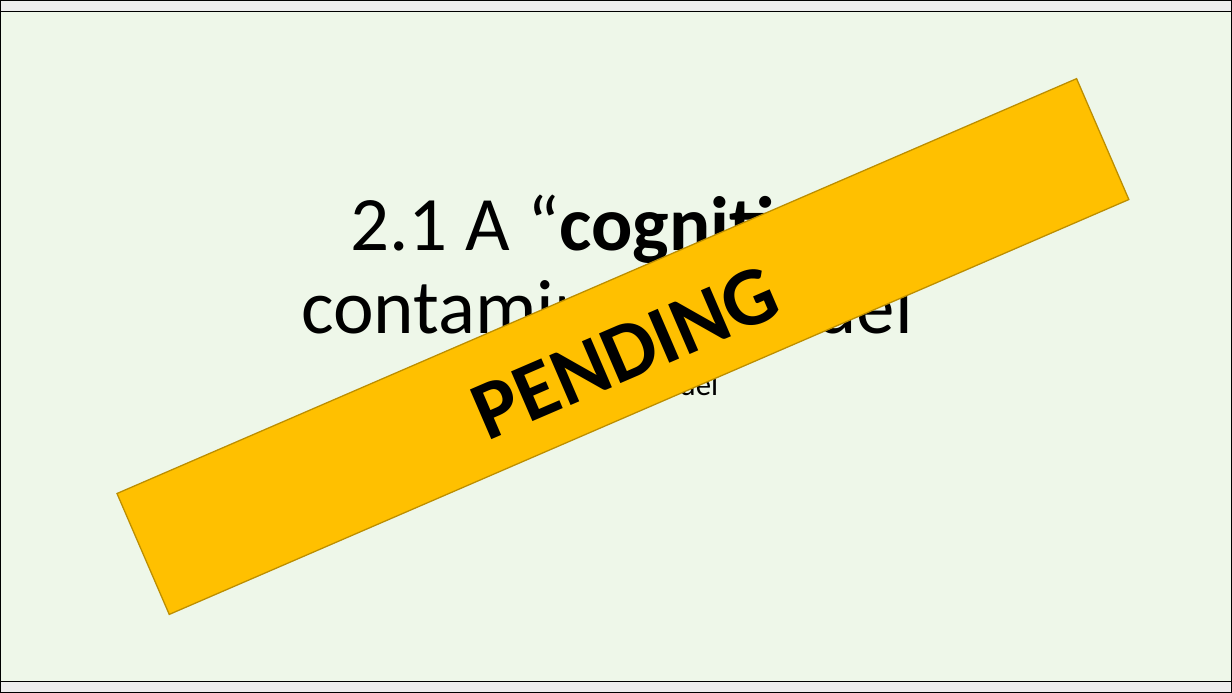
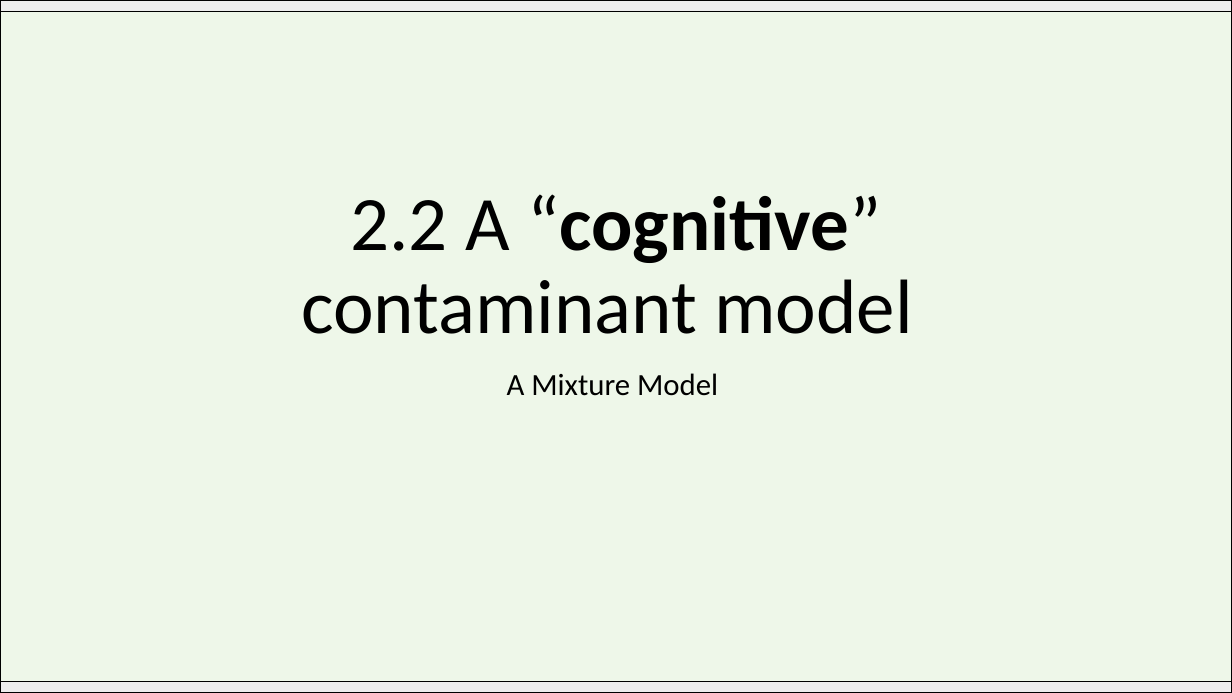
Before and after one commit to Adrifelcha/afchavez-019, a slide deck: slide 12 of MichaelLee/SDT Mirror Effect/Paper 1/BayesianSDTmodeling_Overview.pptx (slide 11 before the commit). Drawn at 1232x693 pixels with LibreOffice and Linux fonts; fonts in the diff are those of the drawing. Boxes give left, top, right and bottom in pixels: in the first picture for what was removed or moved away, otherwise in the second. Text is boxed around its words. In the diff, an @@ line names an element or a change of style, - is before the commit and + after.

```diff
--- a/MichaelLee/SDT Mirror Effect/Paper 1/BayesianSDTmodeling_Overview.pptx
+++ b/MichaelLee/SDT Mirror Effect/Paper 1/BayesianSDTmodeling_Overview.pptx
@@ rectangle removed at bbox=[117, 79, 1128, 615] @@
-PENDING
@@ title at bbox=[301, 194, 913, 334]: text changed @@
-2.1 A “cognitive” contaminant model
+2.2 A “cognitive” contaminant model
```
Also in this commit, not shown: 3 other slides changed, 1 slide added, 47 other files.
